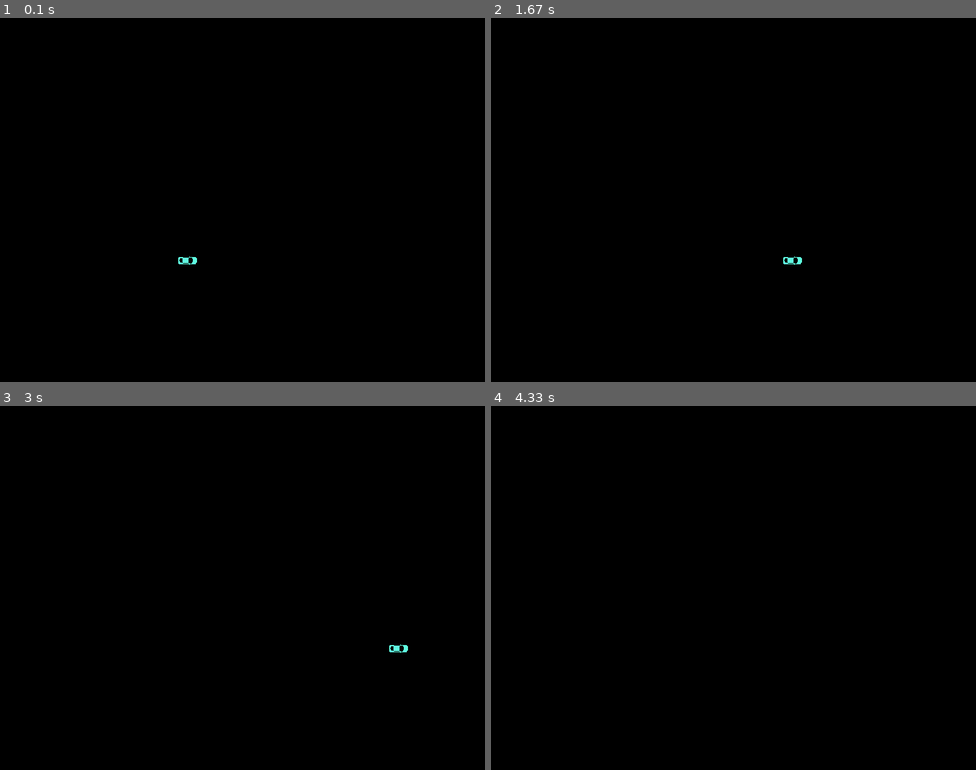
Above: before the commit, frames 1-4 (two rows, left to right).
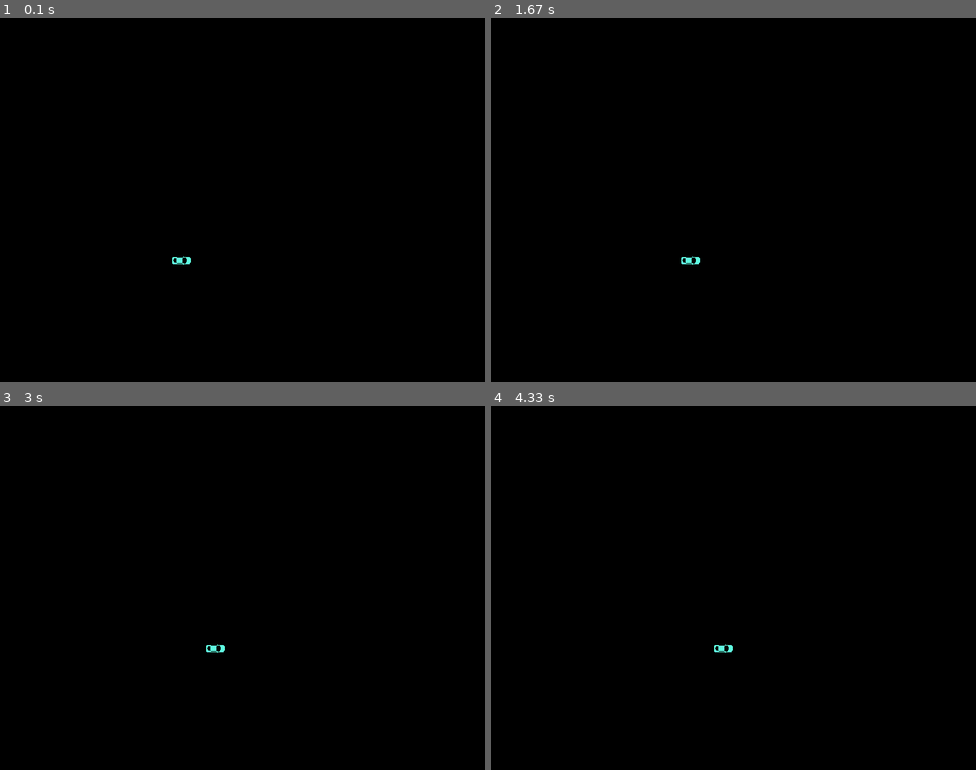
Above: after the commit, the same moments.

Repository: WilliamForSchool/PygameProject
Game: pygame game, started from neww.py
Two runs of this game, one before a commit and one after it. Both use one fixed random seed, a clock stepped at 60 frames per second and the inputs below.
Inputs:
- Up to frame 1 (0.1 s): no input
- Up to frame 2 (1.67 s): tap W at 0.33, 0.73, 1.03, 1.23, 1.57 s
- Up to frame 3 (3 s): tap W at 1.87, 2.07, 2.37, 2.63, 2.97 s
- Up to frame 4 (4.33 s): tap W at 3.27, 3.4, 3.8, 4.1 s

The runs differ from the first frame. In frame 1, less than 0.1% of the frame differs, in the area x 35-41%, y 65-68%; in frame 2, 0.1%, in the area x 39-65%, y 65-68%; in frame 3, 0.1%; in frame 4, less than 0.1%.

Commit message:
Add User Interaction

Diff:
--- a/neww.py
+++ b/neww.py
@@ -21,7 +21,10 @@
 
 	# Override
 	def update(self):
-		self.forward()
+		keys = pygame.key.get_pressed()
+
+		if keys[pygame.K_w]:
+			self.forward()
 
 # Start of the main execution
 
